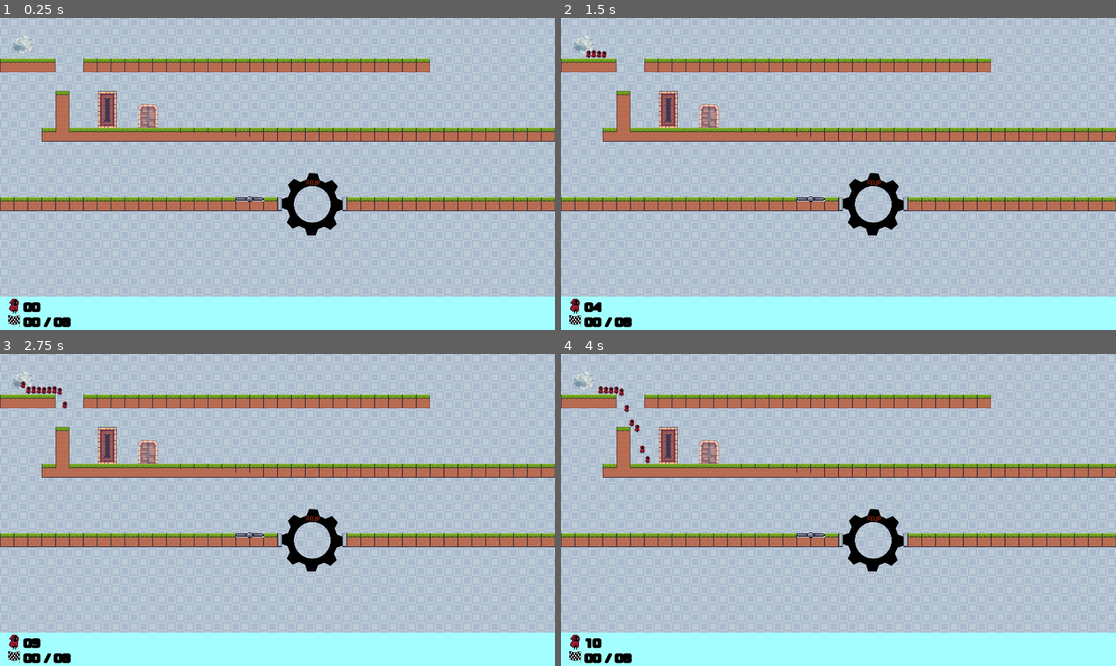
Above: before the commit, frames 1-4 (two rows, left to right).
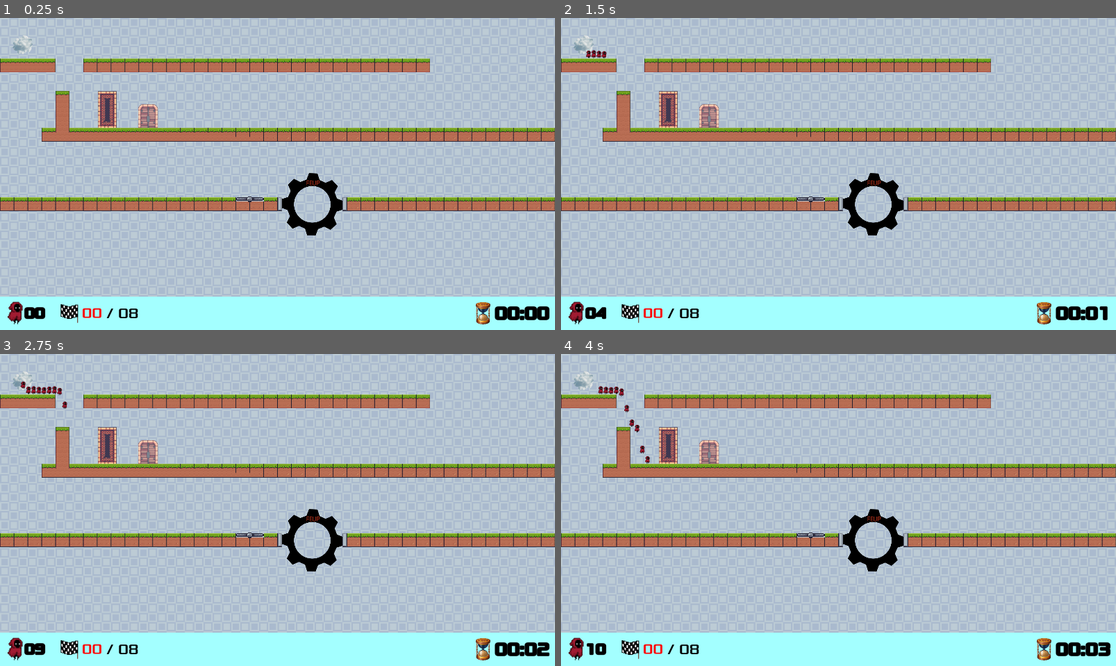
Above: after the commit, the same moments.

Repository: Nuno-Jesus/FEUP-DDJD-Escape-Engines
Game: Godot game, scene res://scenes/main.tscn
Same seed, same stepped clock (60 frames per second), same inputs: the game is played once before the commit and once after it.
Inputs (mouse positions are in pixels of both pictures, inside the frame that each line leads up to):
- Up to frame 1 (0.25 s): no input
- Up to frame 2 (1.5 s): move the mouse to (588, 52) at 0.52 s; click (588, 52) at 0.67 s; tap Enter at 1.25 s; move the mouse to (594, 55) at 1.27 s; click (594, 55) at 1.42 s
- Up to frame 3 (2.75 s): tap Space at 2 s; move the mouse to (44, 391) at 2.02 s; click (44, 391) at 2.17 s
- Up to frame 4 (4 s): move the mouse to (610, 391) at 2.77 s; click (610, 391) at 2.92 s; move the mouse to (616, 391) at 3.52 s; click (616, 391) at 3.67 s

The runs differ from the first frame. In frame 1, 1.4% of the frame differs, in the area x 1-99%, y 89-100%; in frame 2, 1.3%; in frame 3, 1.4%; in frame 4, 1.3%.

Commit message:
Added timer

Diff:
--- a/pp/scenes/hud.tscn
+++ b/pp/scenes/hud.tscn
@@ -1,9 +1,10 @@
-[gd_scene load_steps=5 format=3 uid="uid://bgd5dq8dt4rk7"]
+[gd_scene load_steps=6 format=3 uid="uid://bgd5dq8dt4rk7"]
 
 [ext_resource type="Script" path="res://scripts/hud.gd" id="1_ss5hf"]
 [ext_resource type="Texture2D" uid="uid://bx2y6iuw38dfp" path="res://art/player/walk/walk_01.png" id="1_vgvyx"]
 [ext_resource type="FontFile" uid="uid://b1ya3qpy408dm" path="res://fonts/Xolonium-Regular.ttf" id="2_1icu5"]
 [ext_resource type="Texture2D" uid="uid://dt7vo7x04bc8u" path="res://art/checkpoints/finish.png" id="4_o2lxs"]
+[ext_resource type="Texture2D" uid="uid://c6sqewe7mx1m1" path="res://art/clock.png" id="5_d7hah"]
 
 [node name="HUD" type="CanvasLayer"]
 script = ExtResource("1_ss5hf")
@@ -22,15 +23,15 @@
 [node name="Button" type="Sprite2D" parent="PlayerCount"]
 z_index = 1
 texture_filter = 1
-position = Vector2(51, 990)
-scale = Vector2(2, 2.06)
+position = Vector2(57, 1010)
+scale = Vector2(3, 3.09)
 texture = ExtResource("1_vgvyx")
 
 [node name="InScene" type="Label" parent="PlayerCount"]
-offset_left = 75.0
-offset_top = 970.0
-offset_right = 147.0
-offset_bottom = 1031.0
+offset_left = 85.0
+offset_top = 965.0
+offset_right = 157.0
+offset_bottom = 1079.0
 theme_override_colors/font_color = Color(0, 0, 0, 1)
 theme_override_constants/shadow_offset_x = 0
 theme_override_constants/shadow_offset_y = 0
@@ -38,43 +39,70 @@
 theme_override_constants/shadow_outline_size = 0
 theme_override_constants/line_spacing = 0
 theme_override_fonts/font = ExtResource("2_1icu5")
-theme_override_font_sizes/font_size = 40
+theme_override_font_sizes/font_size = 50
 text = "11"
 horizontal_alignment = 1
 vertical_alignment = 1
 
 [node name="Finished" type="Label" parent="PlayerCount"]
-offset_left = 75.0
-offset_top = 1022.0
-offset_right = 147.0
-offset_bottom = 1083.0
+offset_left = 283.0
+offset_top = 965.0
+offset_right = 355.0
+offset_bottom = 1079.0
 theme_override_colors/font_color = Color(0, 0, 0, 1)
 theme_override_constants/shadow_offset_x = 0
 theme_override_constants/shadow_offset_y = 0
-theme_override_constants/outline_size = 15
 theme_override_constants/shadow_outline_size = 0
 theme_override_constants/line_spacing = 0
 theme_override_fonts/font = ExtResource("2_1icu5")
-theme_override_font_sizes/font_size = 40
+theme_override_font_sizes/font_size = 50
 text = "00"
 horizontal_alignment = 1
 vertical_alignment = 1
 
 [node name="Needed" type="Label" parent="PlayerCount"]
-offset_left = 131.0
-offset_top = 987.0
-offset_right = 267.0
-offset_bottom = 1118.0
+offset_left = 356.0
+offset_top = 965.0
+offset_right = 492.0
+offset_bottom = 1080.0
 theme_override_colors/font_color = Color(0, 0, 0, 1)
-theme_override_constants/outline_size = 15
 theme_override_fonts/font = ExtResource("2_1icu5")
-theme_override_font_sizes/font_size = 40
+theme_override_font_sizes/font_size = 50
 text = "/ 08"
 horizontal_alignment = 1
 vertical_alignment = 1
 
 [node name="FinishFlag" type="Sprite2D" parent="PlayerCount"]
 texture_filter = 1
-position = Vector2(51, 1044)
-scale = Vector2(0.08, 0.096)
+position = Vector2(243, 1014)
+scale = Vector2(0.12, 0.144)
 texture = ExtResource("4_o2lxs")
+
+[node name="Time" type="Node" parent="."]
+
+[node name="Timer" type="Timer" parent="Time"]
+
+[node name="Clock" type="Sprite2D" parent="Time"]
+position = Vector2(1671, 1022)
+scale = Vector2(0.2, 0.2)
+texture = ExtResource("5_d7hah")
+
+[node name="TimeString" type="Label" parent="Time"]
+anchors_preset = -1
+anchor_left = 0.336
+anchor_top = 0.183
+anchor_right = 0.336
+anchor_bottom = 0.183
+offset_left = 1046.88
+offset_top = 767.36
+offset_right = 1274.88
+offset_bottom = 882.36
+theme_override_colors/font_color = Color(0, 0, 0, 1)
+theme_override_constants/outline_size = 15
+theme_override_fonts/font = ExtResource("2_1icu5")
+theme_override_font_sizes/font_size = 60
+text = "00:00"
+horizontal_alignment = 1
+vertical_alignment = 1
+
+[connection signal="timeout" from="Time/Timer" to="." method="_on_timer_timeout"]
--- a/pp/scripts/hud.gd
+++ b/pp/scripts/hud.gd
@@ -1,13 +1,53 @@
 extends CanvasLayer
+
+const neededPlayers = 8
+const red = Color(1.0, 0.0, 0.0, 1.0)
+
+var time_elapsed: float = 0
+
+# dark green
+const green = Color(0.0, 0.5, 0.0, 1.0)
 
 var currPlayerCount = 0
 var finishedPlayerCount = 0
-const neededPlayers = 8
 
 # Called when the node enters the scene tree for the first time.
 func _ready():
 	$PlayerCount/InScene.text = "00"
 	$PlayerCount/Needed.text = "/ 0" + str(neededPlayers)
+
+	# Change text color to red
+	$PlayerCount/Finished.set("theme_override_colors/font_color", red)
+
+	# Start time
+	$Time/Timer.start()
+
+func _updatePlayers(playerCount):
+	currPlayerCount = playerCount
+	$PlayerCount/InScene.text = _format_number(playerCount)
+
+func _updateFinishedPlayers():
+	finishedPlayerCount += 1
+	$PlayerCount/Finished.text = _format_number(finishedPlayerCount)
+
+	currPlayerCount -= 1
+	$PlayerCount/InScene.text = _format_number(currPlayerCount)
+
+	if finishedPlayerCount == neededPlayers:
+		$PlayerCount/Finished.set("theme_override_colors/font_color", green)
+
+# Called every frame. 'delta' is the elapsed time since the previous frame.
+func _process(delta):
+	time_elapsed += delta
+
+	# Update time label
+	_updateTimeLabel()
+
+func _updateTimeLabel():
+	$Time/TimeString.text = _format_time(time_elapsed)
+
+func _on_timer_timeout():
+	pass # Replace with function body.
 
 func _format_number(num: int) -> String:
 	if num >= 0 and num < 10:
@@ -15,13 +55,9 @@
 	else:
 		return str(num)
 
-func _updatePlayers(playerCount):
-	$PlayerCount/InScene.text = _format_number(playerCount)
+func _format_time(time: float) -> String:
+	var mins = int(time) / 60
+	time -= mins * 60
+	var secs = int(time)
 
-func _updateFinishedPlayers():
-	finishedPlayerCount += 1
-	$PlayerCount/Finished.text = _format_number(finishedPlayerCount)
-
-# Called every frame. 'delta' is the elapsed time since the previous frame.
-func _process(delta):
-	pass
+	return _format_number(mins) + ":" + _format_number(secs)
Binary file added: pp/art/clock.png
Not shown, added: pp/art/clock.png.import
